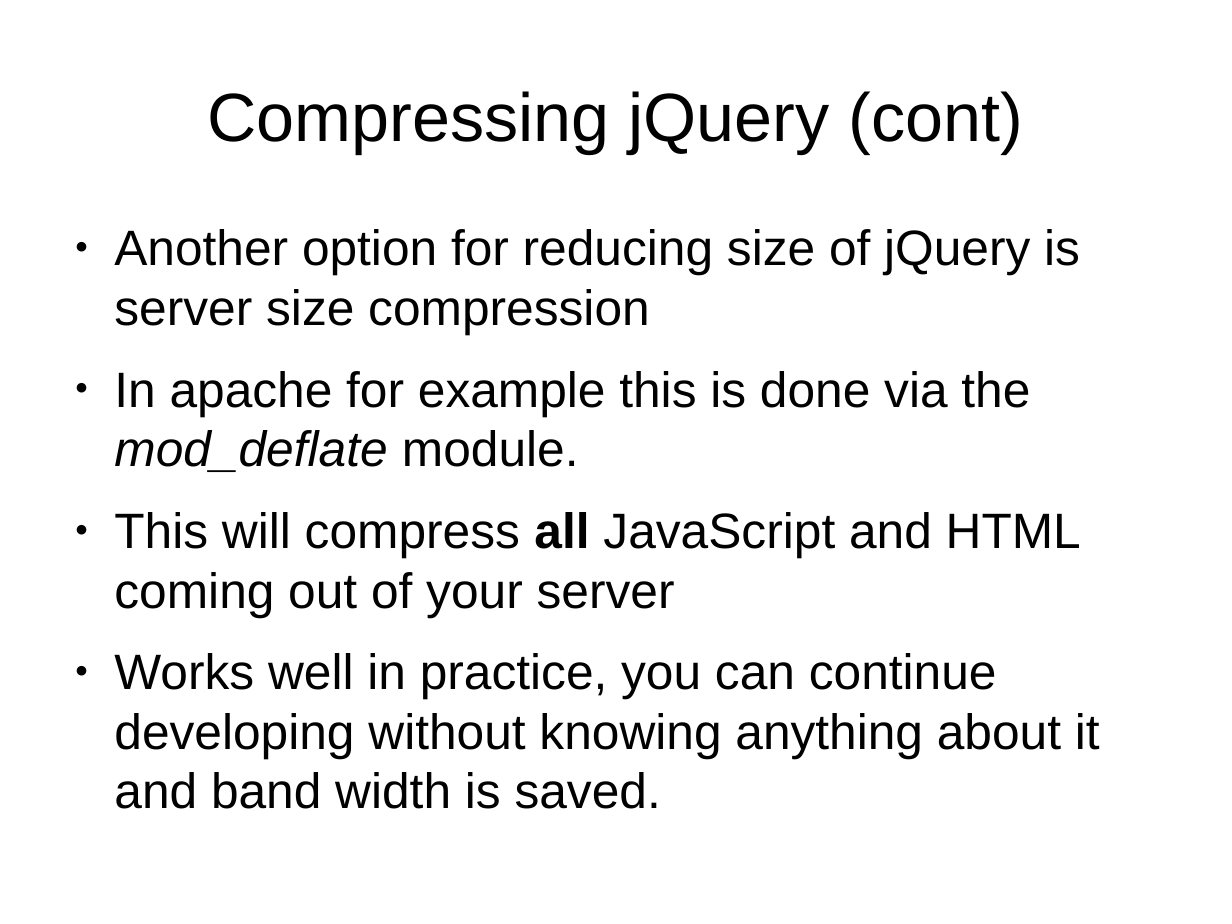
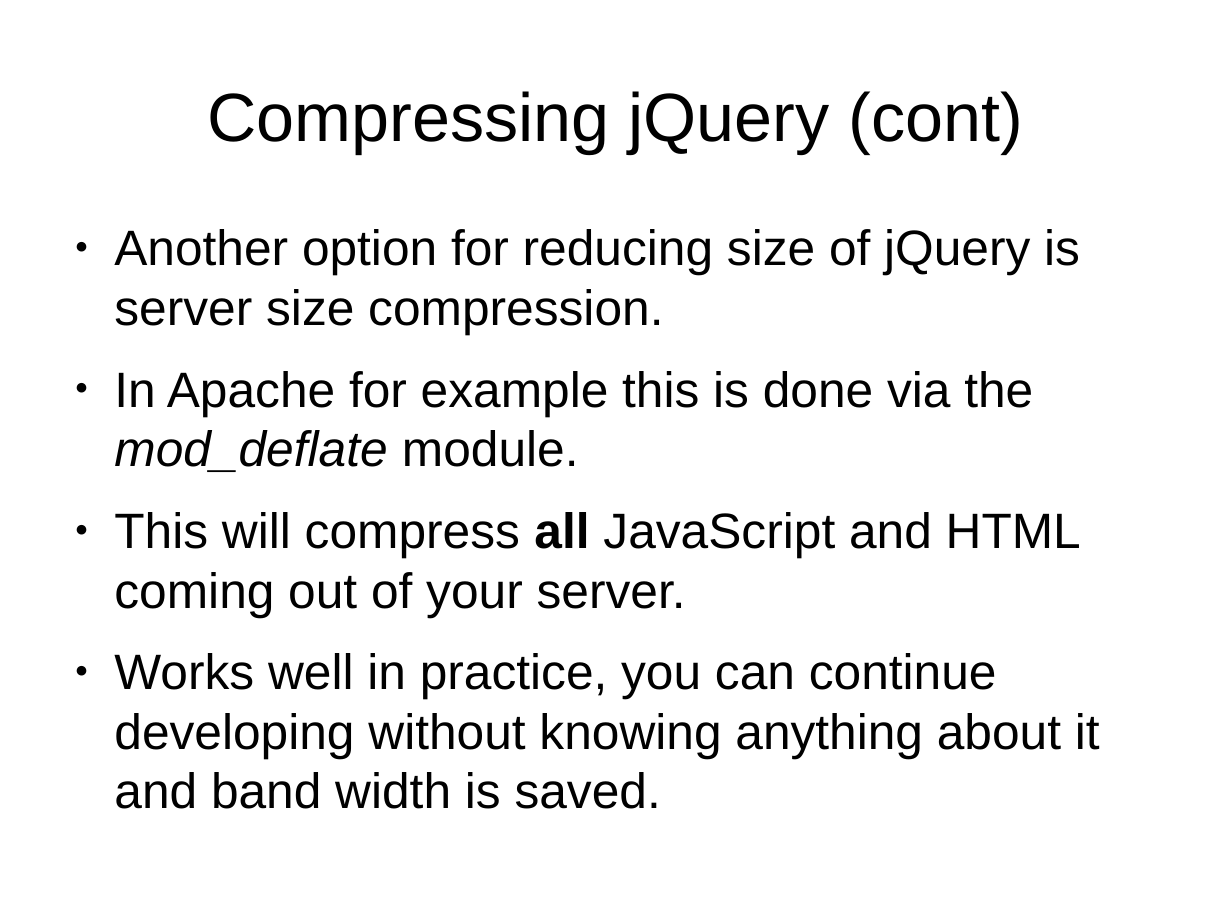
Before and after one commit to veltzer/demos, a slide deck: slide 14 of javascript/jquery/doc/jquery.odp (slide 13 before the commit). Drawn at 1232x924 pixels with LibreOffice and Linux fonts; fonts in the diff are those of the drawing. Boxes give left, top, right and bottom in pixels: in the first picture for what was removed or moved away, otherwise in the second. Text is boxed around its words. In the diff, an @@ line names an element or a change of style, - is before the commit and + after.

```diff
--- a/javascript/jquery/doc/jquery.odp
+++ b/javascript/jquery/doc/jquery.odp
@@ text at [114, 229, 1081, 617]: text changed @@
-● Another option for reducing size of jQuery is server size compression
-● In apache for example this is done via the mod_deflate module.
-● This will compress all JavaScript and HTML coming out of your server
+● Another option for reducing size of jQuery is server size compression.
+● In Apache for example this is done via the mod_deflate module.
+● This will compress all JavaScript and HTML coming out of your server.
```
Also in this commit, not shown: 8 other slides changed, 2 slides added, 16 other files.
